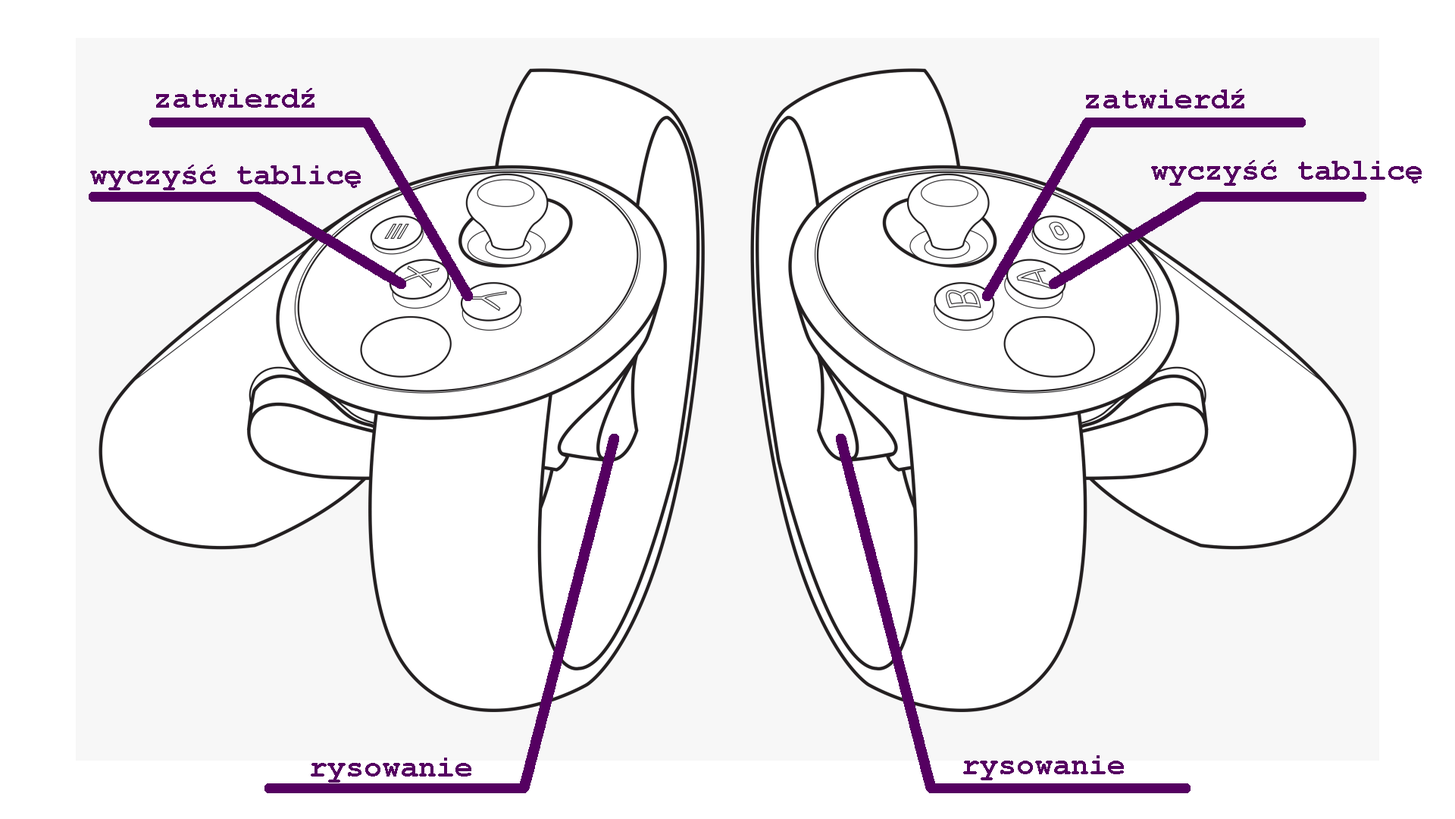
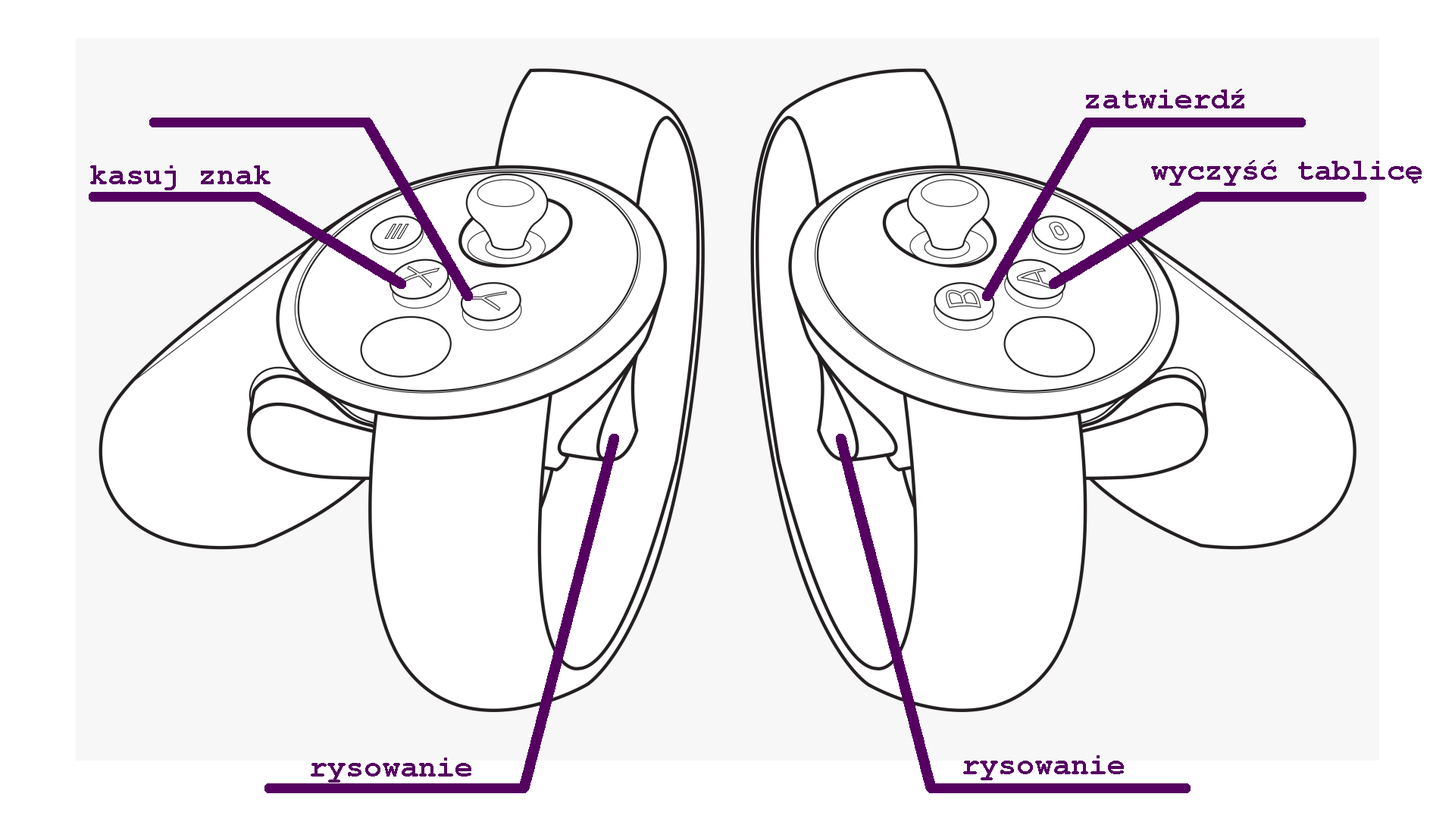
Comparing the layer stacks of the two 1455x819 images. Changes:
renamed "wyczyść tablicę" to "kasuj znak", painted on it over (x1=90, y1=164, x2=361, y2=191)
renamed "zatwierdź #1" to "Pusta warstwa tekstowa", painted on it over (x1=156, y1=87, x2=315, y2=108)
